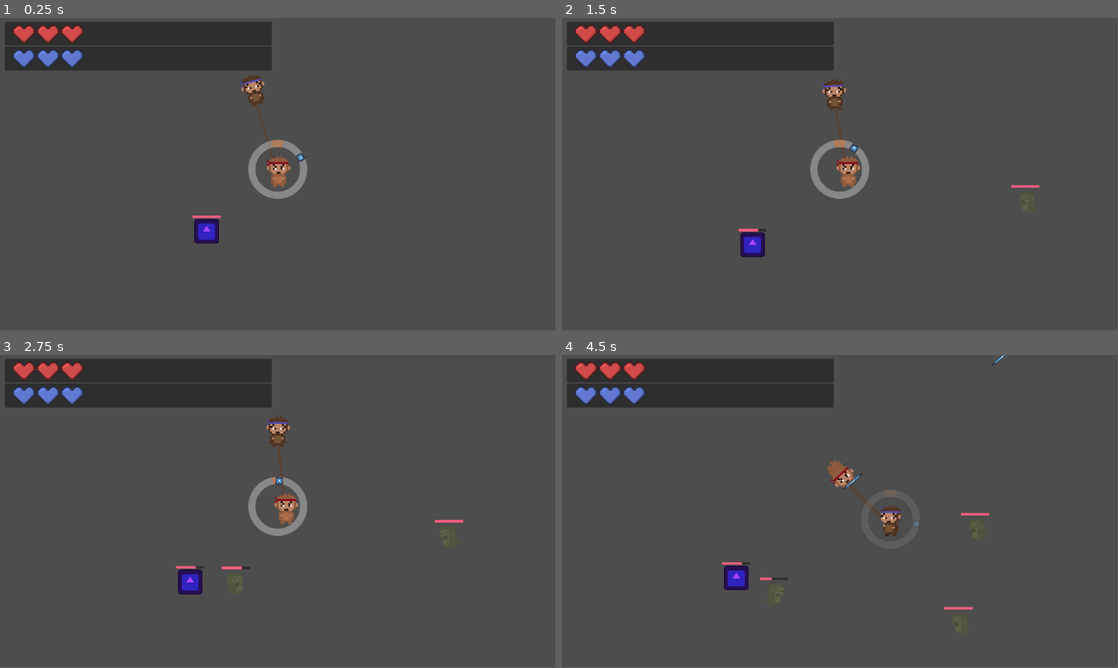
Above: before the commit, frames 1-4 (two rows, left to right).
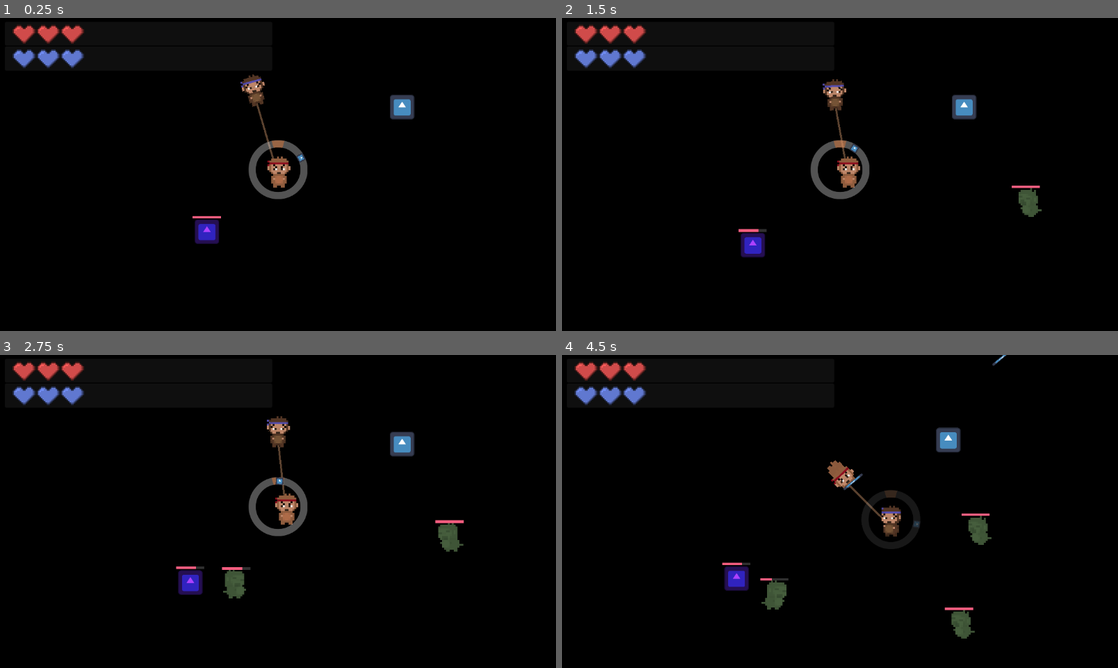
Above: after the commit, the same moments.

Repository: arrowira/cookiejam4
Game: Godot game, scene res://scenes/main.tscn
The game is run twice, just before and just after one commit, with the same random seed, the same clock (stepped at 60 frames per second) and the same inputs. The engine's default icon, where the game draws it, is replaced by a stand-in: a white triangle on a blue panel in a dark square.
Inputs:
- Up to frame 1 (0.25 s): no input
- Up to frame 2 (1.5 s): tap C (c) at 0.6 s; tap K (k) at 0.8, 1.35 s
- Up to frame 3 (2.75 s): tap E (e, bound only after the commit) at 1.55, 2.1 s; tap C (c) at 2.3 s
- Up to frame 4 (4.5 s): tap C (c) at 2.85 s; tap K (k) at 3.05, 3.6 s; tap E (e, bound only after the commit) at 3.8 s; tap Space (space) at 4.35 s
In our replay, the window is 799x449 before the commit and 800x450 after it. These sizes can differ from the game's own. Grey fills any space a smaller window leaves; there, only what the larger window draws over its background counts as a difference.

The runs differ from the first frame. In frame 1, 98% of the frame differs, in the area x 0-100%, y 0-100%; in frame 2, 97%; in frame 3, 97%; in frame 4, 97%.

Commit message:
created pickups

Diff:
--- a/cookie-jam-4/project.godot
+++ b/cookie-jam-4/project.godot
@@ -14,6 +14,10 @@
 run/main_scene="uid://dneomshoy6v48"
 config/features=PackedStringArray("4.5", "Forward Plus")
 config/icon="res://icon.svg"
+
+[display]
+
+window/stretch/mode="viewport"
 
 [input]
 
@@ -37,3 +41,12 @@
 "events": [Object(InputEventKey,"resource_local_to_scene":false,"resource_name":"","device":-1,"window_id":0,"alt_press …(191 unchanged characters)…
 ]
 }
+e={
+"deadzone": 0.2,
+"events": [Object(InputEventKey,"resource_local_to_scene":false,"resource_name":"","device":-1,"window_id":0,"alt_pressed":false,"shift_pressed":false,"ctrl_pressed":false,"meta_pressed":false,"pressed":false,"keycode":0,"physical_keycode":69,"key_label":0,"unicode":101,"location":0,"echo":false,"script":null)
+]
+}
+
+[rendering]
+
+environment/defaults/default_clear_color=Color(0, 0, 0, 1)
--- a/cookie-jam-4/scenes/grunt.tscn
+++ b/cookie-jam-4/scenes/grunt.tscn
@@ -57,15 +57,16 @@
 script = ExtResource("1_6upo6")
 
 [node name="Icon" type="Sprite2D" parent="."]
-modulate = Color(0.70389867, 0.79723394, 0.5953028, 1)
+modulate = Color(0.5418257, 0.78662866, 0.51197535, 1)
 texture_filter = 1
 position = Vector2(-1, -1)
-scale = Vector2(8, 8)
+scale = Vector2(10, 10)
 texture = ExtResource("2_6upo6")
 hframes = 10
 vframes = 3
 
 [node name="CollisionShape2D" type="CollisionShape2D" parent="."]
+visible = false
 position = Vector2(0, -2.5)
 shape = SubResource("RectangleShape2D_6upo6")
 
--- a/cookie-jam-4/scenes/main.tscn
+++ b/cookie-jam-4/scenes/main.tscn
@@ -1,8 +1,9 @@
-[gd_scene load_steps=4 format=3 uid="uid://dneomshoy6v48"]
+[gd_scene load_steps=5 format=3 uid="uid://dneomshoy6v48"]
 
 [ext_resource type="PackedScene" uid="uid://bw3ldb6e8p56j" path="res://scenes/player.tscn" id="1_o5qli"]
 [ext_resource type="PackedScene" uid="uid://c2oyj3tjpfivl" path="res://scenes/riffler.tscn" id="3_jyhfs"]
 [ext_resource type="Script" uid="uid://cnjga6vn8wc5j" path="res://scripts/enemy_manager.gd" id="3_sugp2"]
+[ext_resource type="PackedScene" uid="uid://c4gr2idt1j6bt" path="res://scenes/pick_up.tscn" id="4_jyhfs"]
 
 [node name="main" type="Node2D"]
 
@@ -18,4 +19,7 @@
 [node name="riffler" parent="EnemyManager" instance=ExtResource("3_jyhfs")]
 position = Vector2(-368, 307)
 
+[node name="PickUp" parent="." instance=ExtResource("4_jyhfs")]
+position = Vector2(642, -339)
+
 [connection signal="timeout" from="EnemyManager/spawnCD" to="EnemyManager" method="_on_spawn_cd_timeout"]
--- /dev/null
+++ b/cookie-jam-4/scenes/pick_up.tscn
@@ -0,0 +1,21 @@
+[gd_scene load_steps=4 format=3 uid="uid://c4gr2idt1j6bt"]
+
+[ext_resource type="Script" uid="uid://cx1nq7w0g74pl" path="res://scripts/pick_up.gd" id="1_adew5"]
+[ext_resource type="Texture2D" uid="uid://dxemllkettkn5" path="res://icon.svg" id="2_tsqy0"]
+
+[sub_resource type="CircleShape2D" id="CircleShape2D_c87fy"]
+radius = 352.39325
+
+[node name="PickUp" type="Node2D"]
+script = ExtResource("1_adew5")
+
+[node name="Icon" type="Sprite2D" parent="."]
+texture = ExtResource("2_tsqy0")
+
+[node name="Area2D" type="Area2D" parent="."]
+
+[node name="CollisionShape2D" type="CollisionShape2D" parent="Area2D"]
+shape = SubResource("CircleShape2D_c87fy")
+
+[connection signal="area_entered" from="Area2D" to="." method="_on_area_2d_area_entered"]
+[connection signal="area_exited" from="Area2D" to="." method="_on_area_2d_area_exited"]
--- /dev/null
+++ b/cookie-jam-4/scripts/pick_up.gd
@@ -0,0 +1,34 @@
+extends Node2D
+
+var red = false
+var blue = false
+# Called when the node enters the scene tree for the first time.
+func _ready() -> void:
+	pass # Replace with function body.
+
+
+# Called every frame. 'delta' is the elapsed time since the previous frame.
+func _process(delta: float) -> void:
+	if Input.is_action_just_pressed("e"):
+		if red or blue:
+			queue_free()
+
+
+func _on_area_2d_area_entered(area: Area2D) -> void:
+	if area.get_parent().name == "red":
+		red = true
+	if area.get_parent().name == "blue":
+		blue = true
+
+
+
+
+func _on_area_2d_area_exited(area: Area2D) -> void:
+	if area.get_parent().name == "red":
+		red = false
+	if area.get_parent().name == "blue":
+		blue = false
+
+
+func _on_area_2d_2_area_entered(area: Area2D) -> void:
+	pass # Replace with function body.
Not shown, added: cookie-jam-4/scripts/pick_up.gd.uid
